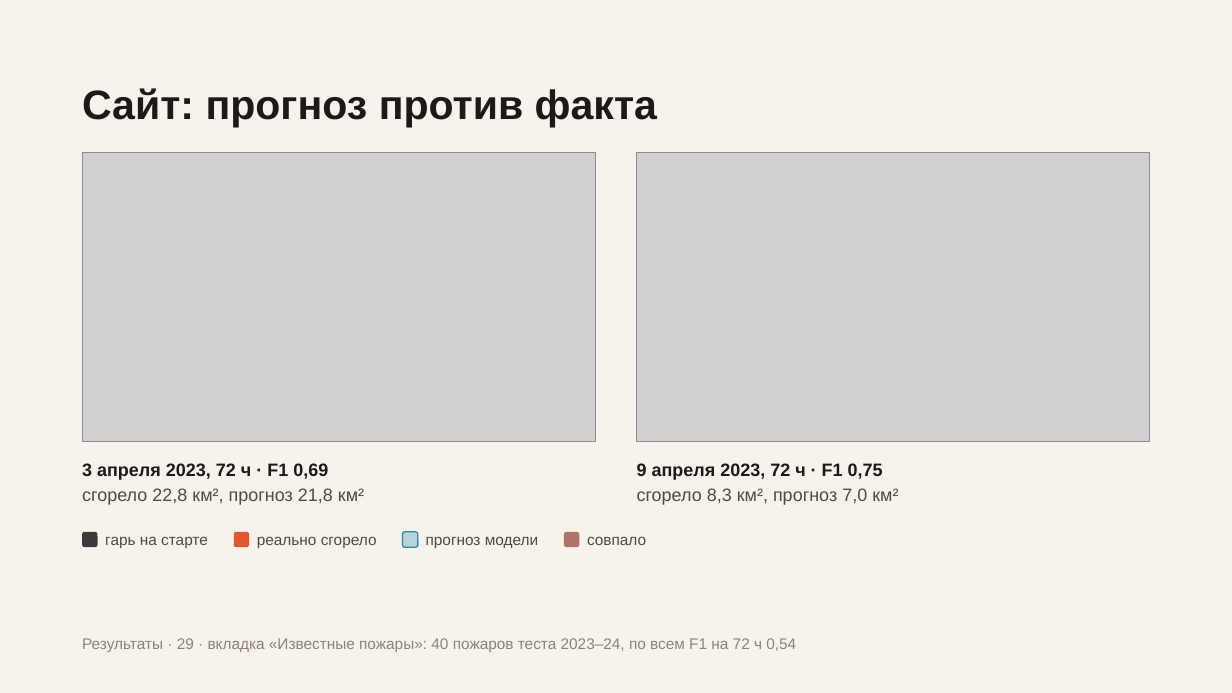
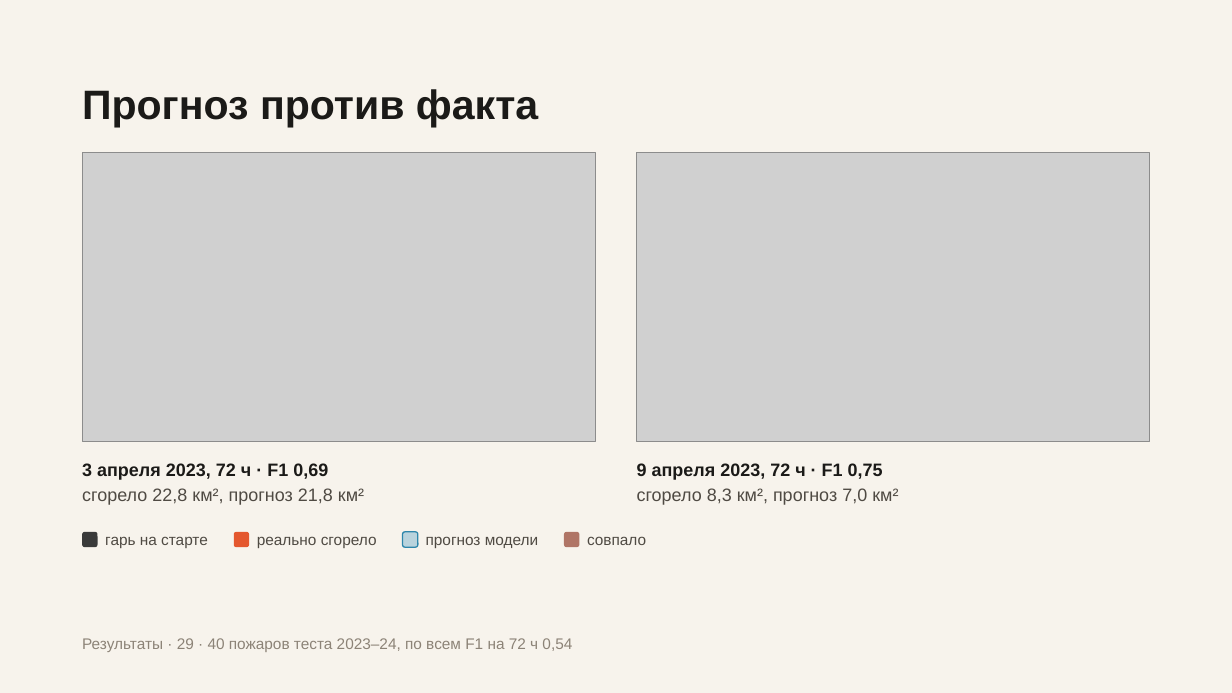
Before and after one commit to Bekabaev/fire_proj, a slide deck: slide 29 of presentation/presentation_final2.pptx. Drawn at 1232x693 pixels with LibreOffice and Linux fonts; fonts in the diff are those of the drawing; grey boxes stand for pictures. Boxes give left, top, right and bottom in pixels: in the first picture for what was removed or moved away, otherwise in the second. Text is boxed around its words. In the diff, an @@ line names an element or a change of style, - is before the commit and + after.

```diff
--- a/presentation/presentation_final2.pptx
+++ b/presentation/presentation_final2.pptx
@@ text at (82,89,538,127): text changed @@
-Сайт: прогноз против факта
+Прогноз против факта
@@ text at (82,638,572,652): text changed @@
-Результаты · 29 · вкладка «Известные пожары»: 40 пожаров теста 2023–24, по всем F1 на 72 ч 0,54
+Результаты · 29 · 40 пожаров теста 2023–24, по всем F1 на 72 ч 0,54
```
Also in this commit, not shown: 11 other slides changed, 9 other files.
